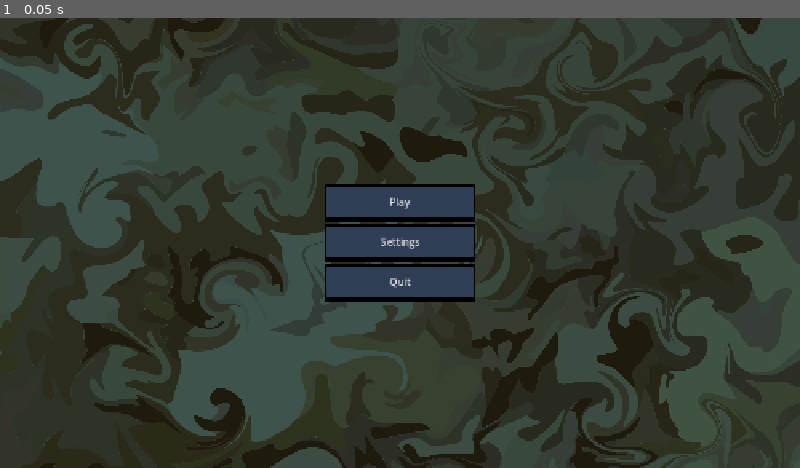
Above: before the commit, frame 1.
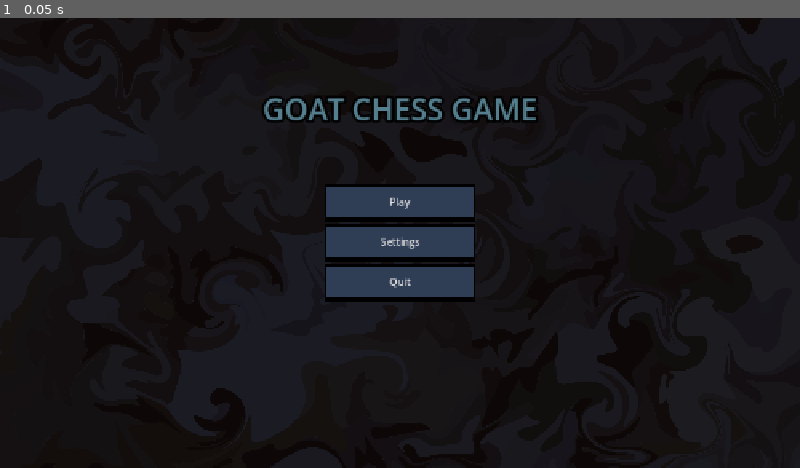
Above: after the commit, the same moment.

Repository: dcmbrk/chess
Game: Godot game, scene res://scenes/main-menu/main_menu.tscn
Same seed, same stepped clock (60 frames per second), same inputs: the game is played once before the commit and once after it.
Inputs:
- Up to frame 1 (0.05 s): no input

The runs differ from the first frame. In frame 1, 89% of the frame differs, in the area x 0-100%, y 0-100%.

Commit message:
add menu title

Diff:
--- a/chess/scenes/main-menu/main_menu.tscn
+++ b/chess/scenes/main-menu/main_menu.tscn
@@ -36,7 +36,7 @@
 metadata/_edit_lock_ = true
 
 [node name="Background" type="TextureRect" parent="." unique_id=1092766110]
-modulate = Color(0.33333334, 0.49803922, 0.5568628, 1)
+modulate = Color(0.14509805, 0.16470589, 0.27058825, 1)
 layout_mode = 1
 anchors_preset = 15
 anchor_right = 1.0
@@ -85,3 +85,23 @@
 theme_override_styles/pressed = SubResource("StyleBoxFlat_w2hs4")
 theme_override_styles/hover = SubResource("StyleBoxFlat_naxqw")
 text = "Quit"
+
+[node name="Label" type="Label" parent="." unique_id=473370819]
+custom_minimum_size = Vector2(100, 50)
+layout_mode = 1
+anchors_preset = 5
+anchor_left = 0.5
+anchor_right = 0.5
+offset_left = -147.0
+offset_top = 112.0
+offset_right = 147.0
+offset_bottom = 162.0
+grow_horizontal = 2
+theme_override_colors/font_color = Color(0.33333334, 0.49803922, 0.5568628, 1)
+theme_override_constants/outline_size = 16
+theme_override_constants/shadow_outline_size = 16
+theme_override_font_sizes/font_size = 48
+text = "goat chess game"
+horizontal_alignment = 1
+vertical_alignment = 1
+uppercase = true
